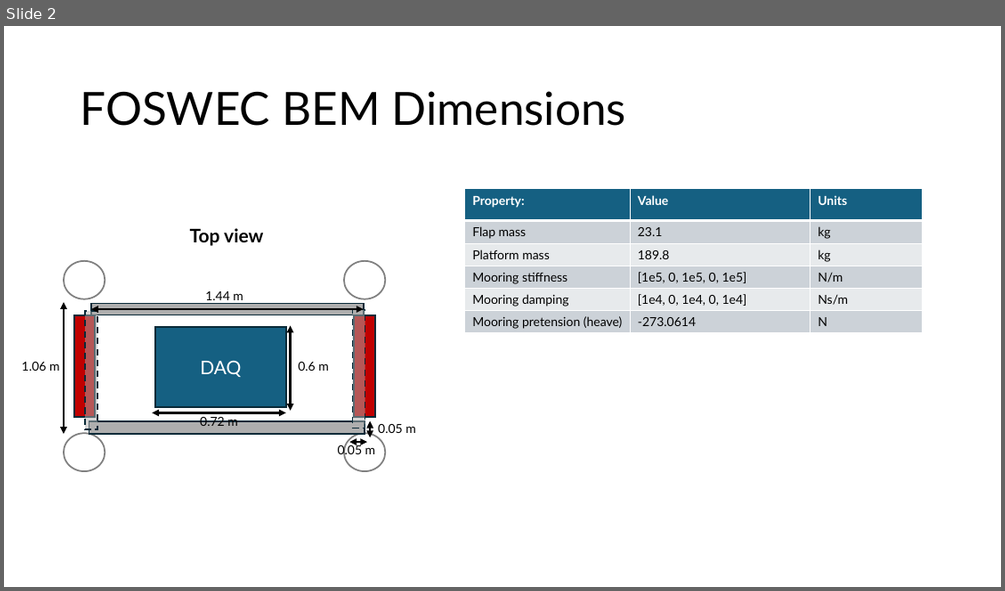
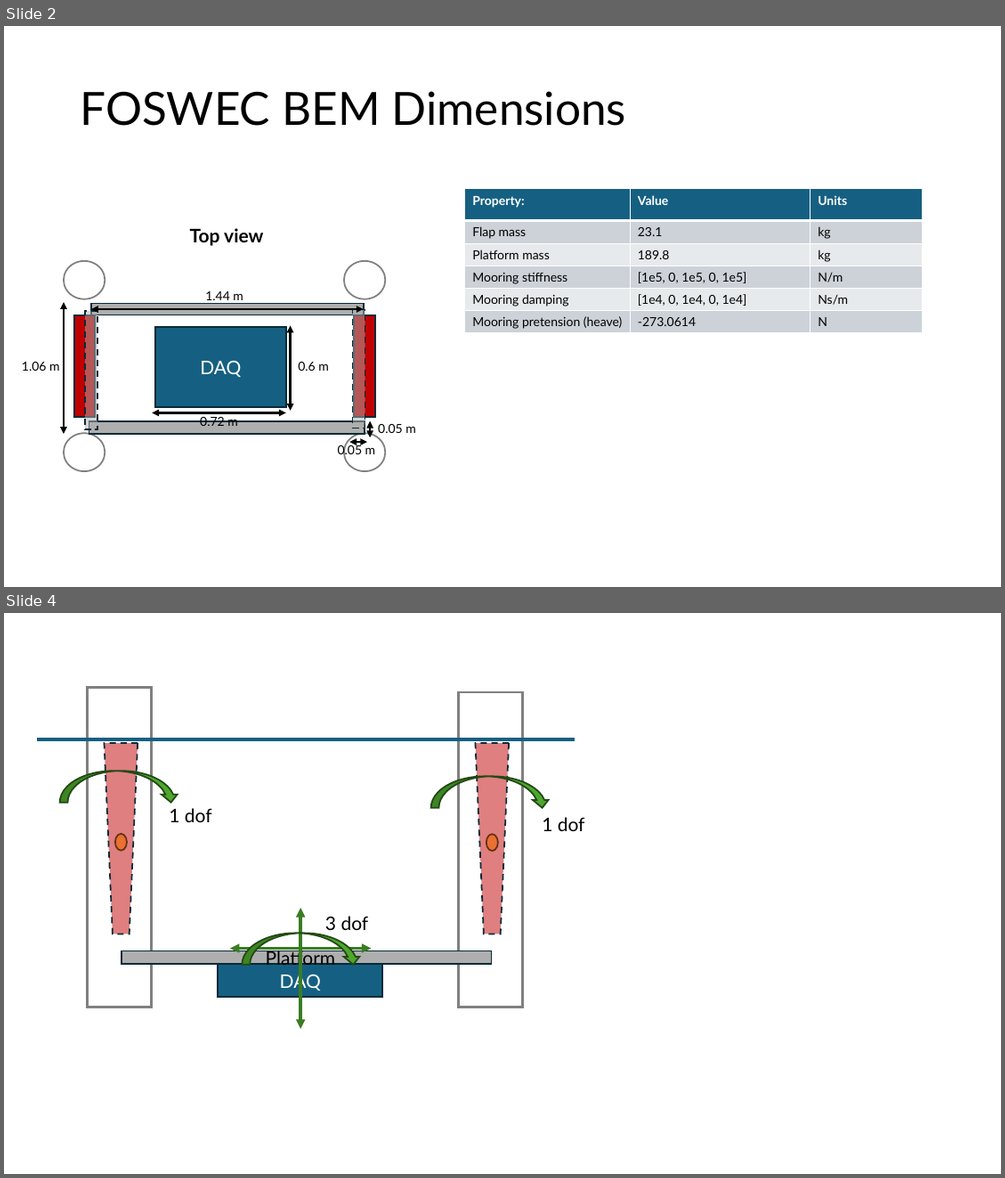
Before and after one commit to jtgrasb/WecOptTool, a slide deck: examples/FOSWEC_M4E/FOSWEC_BEM_Dimensions.pptx. Shown one above the other, each under a label of ours: slide 2 before the commit, slides 2 and 4 after it; the slides between them are not shown. The pictures are 1005x591 and 1005x1178 pixels, drawn with LibreOffice and Linux fonts; fonts in the diff are those of the drawing. Boxes give left, top, right and bottom in pixels: in the first picture for what was removed or moved away, otherwise in the second. Text is boxed around its words. In the diff, an @@ line names an element or a change of style, - is before the commit and + after.

```diff
--- a/examples/FOSWEC_M4E/FOSWEC_BEM_Dimensions.pptx
+++ b/examples/FOSWEC_M4E/FOSWEC_BEM_Dimensions.pptx
@@ slide 4 added at (4, 613, 1001, 1174), background #FFFFFF @@
@@ group added at (37, 687, 585, 1029): 4 rectangles, 4 texts, 3 curved down arrows, 2 trapezoids, 2 ellipses, 2 double arrows, 1 line @@
+DAQ
+Platform
+1 dof
+3 dof
+1 dof
```
Also in this commit, not shown: 1 other slide added, 2 other files.
